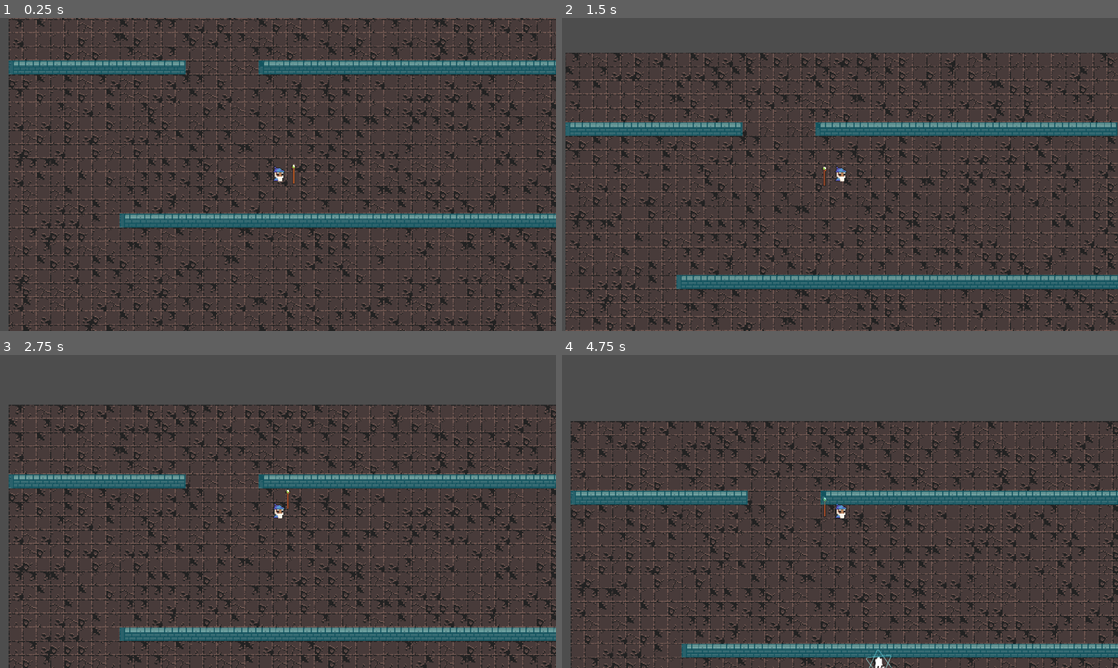
Above: before the commit, frames 1-4 (two rows, left to right).
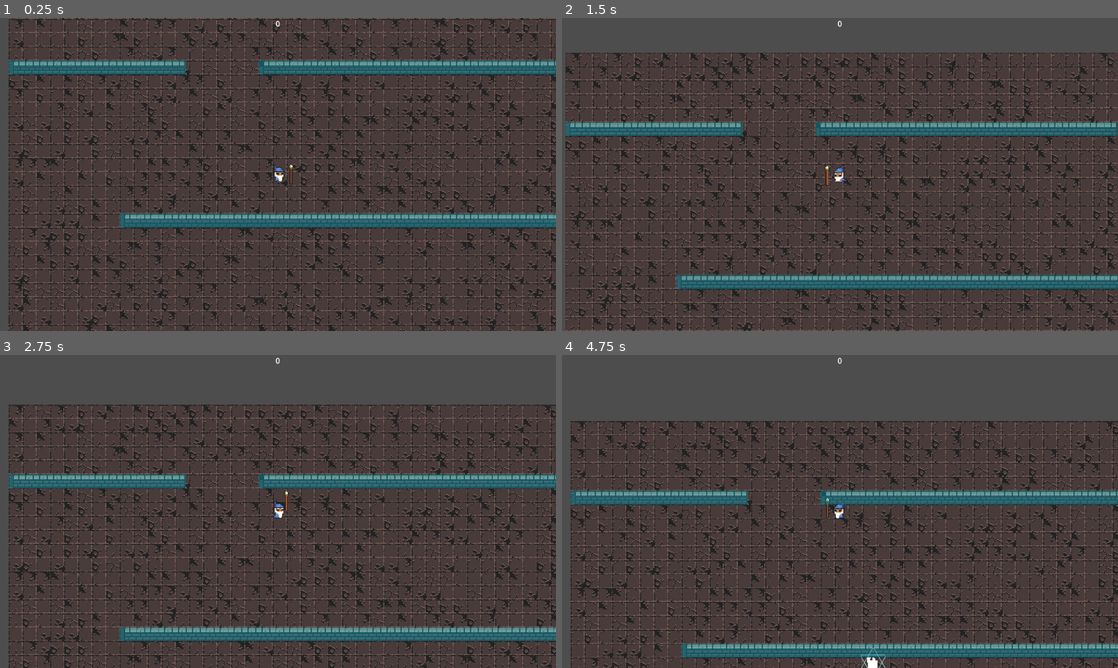
Above: after the commit, the same moments.

Repository: GianiStatie/GGJ-2025
Game: Godot game, scene res://main.tscn
The game is run twice, just before and just after one commit, with the same random seed, the same clock (stepped at 60 frames per second) and the same inputs. The engine's default icon, where the game draws it, is replaced by a stand-in: a white triangle on a blue panel in a dark square.
Inputs (mouse positions are in pixels of both pictures, inside the frame that each line leads up to):
- Up to frame 1 (0.25 s): no input
- Up to frame 2 (1.5 s): tap Enter (ui_accept) at 0.5, 0.77 s; move the mouse to (962, 158) at 0.52 s; hold W (up) 0.53-1.28 s; tap A (a) at 0.6 s; tap D (d) at 0.8, 1.35 s; move the mouse to (728, 190) at 1.27 s; hold S (down) from 1.28 s (still down)
- Up to frame 3 (2.75 s): tap Enter (ui_accept) at 1.52 s; tap A (a) at 1.55, 2.1 s; move the mouse to (333, 442) at 2.02 s; release S (down) at 2.03 s; hold W (up) from 2.03 s (still down); tap D (d) at 2.3 s
- Up to frame 4 (4.75 s): move the mouse to (812, 574) at 2.77 s; tap D (d) at 2.85, 3.8 s; tap Enter (ui_accept) at 3.02, 3.5, 3.77, 4.52 s; tap A (a) at 3.05, 4.55 s; move the mouse to (1006, 558) at 3.52 s; release W (up) at 3.53 s; hold Alt (left) from 3.53 s (still down); click (1006, 558) at 3.6 s; move the mouse to (673, 464) at 4.27 s; tap Shift (shift) at 4.35 s

The runs differ from the first frame. In frame 1, 0.1% of the frame differs, in the area x 49-54%, y 0-54%; in frame 2, 0.1%; in frame 3, 0.1%; in frame 4, 0.3%, in the area x 47-60%, y 0-100%.

Commit message:
added facking directions

Diff:
--- a/enemies/enemy.gd
+++ b/enemies/enemy.gd
@@ -17,6 +17,8 @@
 
 func _on_health_changed(value):
 	var new_health = max(value, 0)
+	if new_health < health:
+		$PentagramBubble.visible = true
 	if new_health != health:
 		var progression = value / max_health
 		player_health_perc_changed.emit(progression)
@@ -32,16 +34,15 @@
 	if isPlayerCollision:
 		return
 
-	var direction = global_position.direction_to(target_position)
-	look_at(direction)
+	var direction = global_position.direction_to(target_position).normalized()
 	linear_velocity = speed * direction
+	$Sprite2D.flip_h = direction.x < 0
 
 func _on_player_collision() -> void:
 	isPlayerCollision  = true
 	var currentDirection = linear_velocity / speed
 	var bounceDirection = currentDirection * -1
-	look_at(bounceDirection)
-	linear_velocity = bounceDirection * speed * 2
+	linear_velocity = bounceDirection * speed
 	var timer = get_node("BounceTimer")
 	timer.start()
 
@@ -49,4 +50,5 @@
 	isPlayerCollision = false
 
 func _on_tree_exiting() -> void:
+	GameState.kill_count += 1
 	Utils.instance_scene_on_main(effect, global_position)
--- a/enemies/enemy.tscn
+++ b/enemies/enemy.tscn
@@ -69,7 +69,7 @@
 }]
 
 [sub_resource type="RectangleShape2D" id="RectangleShape2D_drcl6"]
-size = Vector2(10, 10)
+size = Vector2(16, 16)
 
 [sub_resource type="Animation" id="Animation_h4ldp"]
 resource_name = "Damaged"
@@ -113,10 +113,11 @@
 collision_layer = 2
 collision_mask = 5
 gravity_scale = 0.0
+lock_rotation = true
 script = ExtResource("1_chkg3")
 
 [node name="Sprite2D" type="AnimatedSprite2D" parent="."]
-scale = Vector2(0.835902, 1)
+scale = Vector2(1.2, 1.2)
 sprite_frames = SubResource("SpriteFrames_a4lcu")
 autoplay = "default"
 frame_progress = 0.493016
@@ -129,6 +130,7 @@
 one_shot = true
 
 [node name="PentagramBubble" parent="." instance=ExtResource("3_28lgp")]
+visible = false
 
 [node name="AnimationPlayer" type="AnimationPlayer" parent="."]
 libraries = {
--- a/main.gd
+++ b/main.gd
@@ -0,0 +1,4 @@
+extends Node
+
+func _process(delta: float) -> void:
+	$CanvasLayer/Label.text = str(GameState.kill_count)
--- a/main.tscn
+++ b/main.tscn
@@ -1,11 +1,13 @@
-[gd_scene load_steps=5 format=3 uid="uid://bwxljiqer0pvs"]
+[gd_scene load_steps=6 format=3 uid="uid://bwxljiqer0pvs"]
 
+[ext_resource type="Script" path="res://main.gd" id="1_6ppmv"]
 [ext_resource type="PackedScene" uid="uid://b780a8c64ruei" path="res://map/map.tscn" id="1_7uvnq"]
 [ext_resource type="PackedScene" uid="uid://bt50jqjhjvoy4" path="res://player/pc_attack_tracker.tscn" id="2_pkjkf"]
 [ext_resource type="PackedScene" uid="uid://blvhwsfu73wla" path="res://player/player.tscn" id="3_sit2e"]
 [ext_resource type="PackedScene" uid="uid://6q36qf7ayv3b" path="res://enemies/spawner.tscn" id="4_dcpxf"]
 
 [node name="Main" type="Node"]
+script = ExtResource("1_6ppmv")
 
 [node name="Map" parent="." instance=ExtResource("1_7uvnq")]
 position = Vector2(98, 161)
@@ -16,3 +18,17 @@
 position = Vector2(344, -28)
 
 [node name="Spawner" parent="." instance=ExtResource("4_dcpxf")]
+
+[node name="CanvasLayer" type="CanvasLayer" parent="."]
+
+[node name="Label" type="Label" parent="CanvasLayer"]
+anchors_preset = 5
+anchor_left = 0.5
+anchor_right = 0.5
+offset_left = -20.0
+offset_right = 20.0
+offset_bottom = 23.0
+grow_horizontal = 2
+size_flags_horizontal = 4
+horizontal_alignment = 1
+vertical_alignment = 1
--- a/player/player.gd
+++ b/player/player.gd
@@ -3,7 +3,7 @@
 var scene = load("res://menu/end.tscn")
 
 var speed = 8000
-var aim_range=18
+var aim_range=15
 var max_health: float = 100
 var health: float = max_health : set = _on_health_changed
 var dash_check=true
@@ -31,7 +31,6 @@
 	if Input.is_action_just_pressed("mouse_l_click") and self.global_position.distance_to(get_global_mouse_position()) >aim_range:
 		var start_pos = $aim/AimMarker.global_position
 		get_tree().get_nodes_in_group("pc_attack_tracker")[0].shoot(1,get_global_mouse_position(),start_pos)
-
 #func _unhandled_input(event):
 #	print (event)
 
@@ -46,6 +45,14 @@
 	var mouse_pos_y=(self.global_position.y + aim_range * sin(self.get_angle_to(get_global_mouse_position())))
 	$aim.global_position=Vector2(mouse_pos_x , mouse_pos_y)
 
+	var mouse_direction = global_position.direction_to($aim.global_position)
+	$CharacterSprite.flip_h = mouse_direction.x < 0
+
+	if velocity == Vector2.ZERO:
+		$CharacterSprite.play("Idle")
+	else:
+		$CharacterSprite.play("Run")
+
 
 func _on_dash_timer_timeout() -> void:
 	dash_check=true
--- a/player/player.tscn
+++ b/player/player.tscn
@@ -42,7 +42,7 @@
 }],
 "loop": true,
 "name": &"Idle",
-"speed": 5.0
+"speed": 3.0
 }, {
 "frames": [{
 "duration": 1.0,
@@ -84,7 +84,8 @@
 [node name="CharacterSprite" type="AnimatedSprite2D" parent="."]
 position = Vector2(0, -8)
 sprite_frames = SubResource("SpriteFrames_rhops")
-animation = &"Run"
+animation = &"Idle"
+frame_progress = 0.238033
 
 [node name="aim" type="Sprite2D" parent="."]
 scale = Vector2(0.75, 0.75)
--- a/project.godot
+++ b/project.godot
@@ -18,6 +18,7 @@
 [autoload]
 
 Utils="*res://singletons/Utils.gd"
+GameState="*res://singletons/GameState.gd"
 
 [display]
 
--- /dev/null
+++ b/singletons/GameState.gd
@@ -0,0 +1,3 @@
+extends Node
+
+var kill_count = 0
Not shown, changed: assets/.DS_Store
